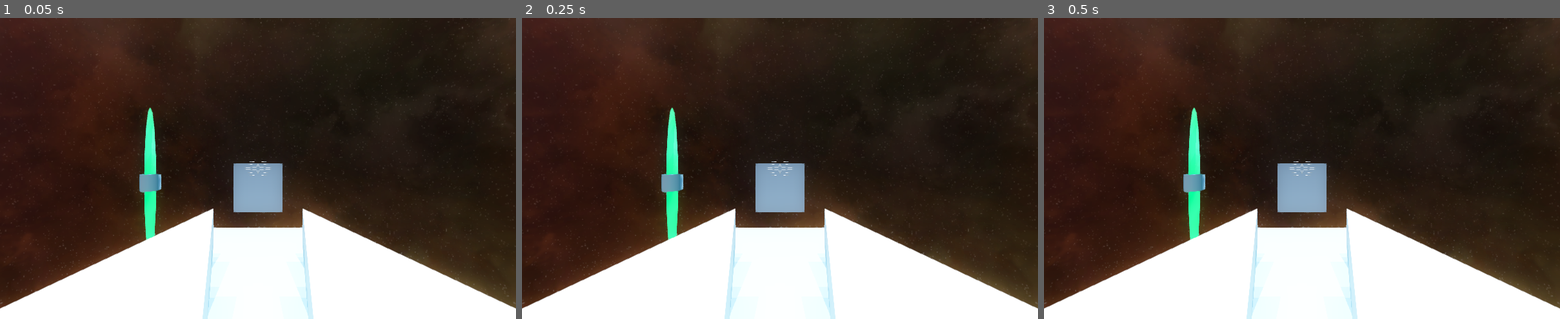
Above: before the commit, frames 1-3 (left to right).
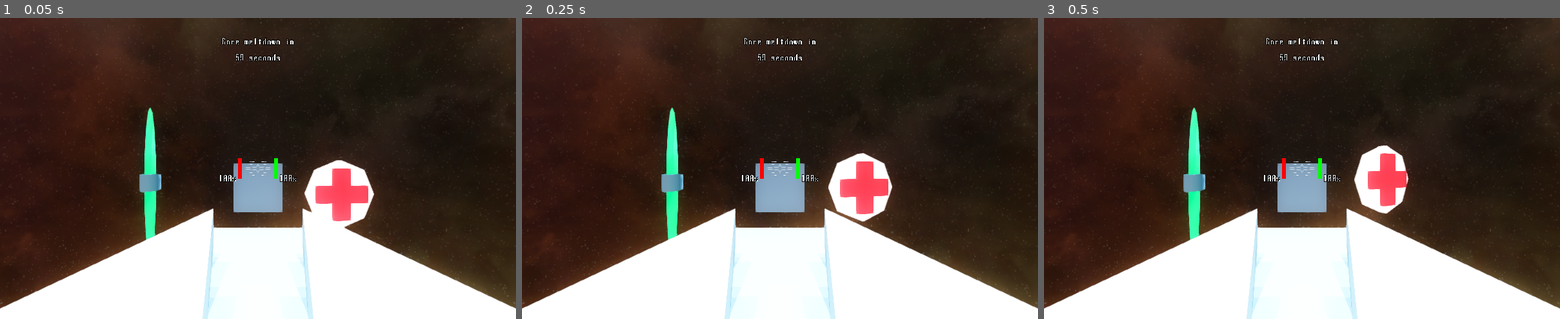
Above: after the commit, the same moments.

Repository: TheEvenOnes/core-breach
Game: Godot game, scene res://src/arena/Arena.tscn
The game is run twice, just before and just after one commit, with the same random seed, the same clock (stepped at 60 frames per second) and the same inputs.
Inputs:
- Up to frame 1 (0.05 s): no input
- Up to frame 2 (0.25 s): no input
- Up to frame 3 (0.5 s): no input

The runs differ from the first frame. In frame 1, 3.0% of the frame differs, in the area x 42-73%, y 6-71%; in frame 2, 3.0%; in frame 3, 2.6%.

Commit message:
Added fonts and counters for ammo/health and core meltdown timer

Diff:
--- /dev/null
+++ b/assets/fonts/lunchds.tres
@@ -0,0 +1,8 @@
+[gd_resource type="DynamicFont" load_steps=2 format=2]
+
+[ext_resource path="res://assets/fonts/lunchds.ttf" type="DynamicFontData" id=1]
+
+[resource]
+outline_size = 1
+outline_color = Color( 0, 0, 0, 1 )
+font_data = ExtResource( 1 )
--- a/project.godot
+++ b/project.godot
@@ -17,8 +17,8 @@
 [display]
 
 window/size/resizable=false
-window/size/test_width=1024
-window/size/test_height=600
+window/size/test_width=1920
+window/size/test_height=1080
 window/vsync/vsync_via_compositor=true
 window/stretch/mode="viewport"
 
--- a/src/arena/Arena.tscn
+++ b/src/arena/Arena.tscn
@@ -8,6 +8,8 @@
 [ext_resource path="res://assets/345795__anoesj__hollow-space-drone.wav" type="AudioStream" id=6]
 [ext_resource path="res://assets/196266__insu__plasma-engine-fx.wav" type="AudioStream" id=7]
 [ext_resource path="res://assets/music/trip1.mp3" type="AudioStream" id=8]
+[ext_resource path="res://assets/fonts/lunchds.tres" type="DynamicFont" id=9]
+[ext_resource path="res://src/pickups/HealthPickup.tscn" type="PackedScene" id=10]
 
 [sub_resource type="CapsuleShape" id=1]
 
@@ -96,6 +98,80 @@
 position = Vector2( 511.58, 302.984 )
 texture = ExtResource( 3 )
 
+[node name="Health" type="ColorRect" parent="Spaceship/InterpolatedCamera/GUI"]
+margin_left = 472.0
+margin_top = 280.0
+margin_right = 480.0
+margin_bottom = 320.0
+rect_pivot_offset = Vector2( 0, 40 )
+color = Color( 1, 0, 0, 1 )
+__meta__ = {
+"_edit_use_anchors_": false
+}
+
+[node name="HealthLabel" type="Label" parent="Spaceship/InterpolatedCamera/GUI"]
+margin_left = 432.0
+margin_top = 312.0
+margin_right = 472.0
+margin_bottom = 330.0
+custom_fonts/font = ExtResource( 9 )
+custom_colors/font_color = Color( 1, 1, 1, 1 )
+text = "100%"
+align = 1
+valign = 1
+__meta__ = {
+"_edit_use_anchors_": false
+}
+
+[node name="CoreMeltdown" type="Label" parent="Spaceship/InterpolatedCamera/GUI"]
+margin_left = 384.0
+margin_top = 32.0
+margin_right = 640.0
+margin_bottom = 64.0
+custom_fonts/font = ExtResource( 9 )
+custom_colors/font_color = Color( 1, 1, 1, 1 )
+text = "Core meltdown in"
+align = 1
+valign = 1
+__meta__ = {
+"_edit_use_anchors_": false
+}
+
+[node name="In" type="Label" parent="Spaceship/InterpolatedCamera/GUI/CoreMeltdown"]
+margin_top = 32.0
+margin_right = 256.0
+margin_bottom = 64.0
+custom_fonts/font = ExtResource( 9 )
+custom_colors/font_color = Color( 1, 1, 1, 1 )
+text = "60 seconds"
+align = 1
+valign = 1
+__meta__ = {
+"_edit_use_anchors_": false
+}
+
+[node name="Ammo" type="ColorRect" parent="Spaceship/InterpolatedCamera/GUI"]
+margin_left = 544.0
+margin_top = 280.0
+margin_right = 552.0
+margin_bottom = 320.0
+rect_pivot_offset = Vector2( 0, 40 )
+color = Color( 0, 1, 0, 1 )
+
+[node name="AmmoLabel" type="Label" parent="Spaceship/InterpolatedCamera/GUI"]
+margin_left = 552.0
+margin_top = 312.0
+margin_right = 592.0
+margin_bottom = 330.0
+custom_fonts/font = ExtResource( 9 )
+custom_colors/font_color = Color( 1, 1, 1, 1 )
+text = "100%"
+align = 1
+valign = 1
+__meta__ = {
+"_edit_use_anchors_": false
+}
+
 [node name="ProjectileShooter" type="Position3D" parent="Spaceship/InterpolatedCamera"]
 transform = Transform( 1, 0, 0, 0, 1, 0, 0, 0, 1, 0, 0, -3.17811 )
 
@@ -166,3 +242,6 @@
 stream = ExtResource( 8 )
 autoplay = true
 bus = "Music"
+
+[node name="HealthPickup" parent="." instance=ExtResource( 10 )]
+transform = Transform( 1, 0, 0, 0, 1, 0, 0, 0, 1, 2.4, 0, -4.8 )
--- a/src/arena/Spaceship.gd
+++ b/src/arena/Spaceship.gd
@@ -5,11 +5,61 @@
 
 export (float) var acceleration = 10.0
 
+export (float) var max_health := 100.0
+export (float) var health_regen := 0.0
+export (float) var max_ammo := 100.0
+export (float) var ammo_regen := 20.0
+export (float) var core_meltdown_timer := 60.0
+
+var health := max_health
+var ammo := max_ammo
+
 var mouse_captured = true
 
 var mouse_deltas := Vector2.ZERO
 var skyboxI: Spatial
 const skybox_scale = Vector3(100, 100, 100)  # 100 * (-4.4 -> 4.4)
+
+func update_state(delta: float) -> void:
+  health = min(health + health_regen * delta, max_health)
+  ammo = min(ammo + ammo_regen * delta, max_ammo)
+  core_meltdown_timer = max(0.0, core_meltdown_timer - delta)
+
+func update_gui() -> void:
+  var target = $InterpolatedCamera/GUI/CrossTarget
+
+  var center = get_viewport().size * 0.5
+  target.position = target.position.linear_interpolate(center + mouse_deltas * 16.0, 0.025)
+
+  var distance = target.position.distance_to(center)
+  var away_from_center = target.position - center
+
+  target.rotation = away_from_center.angle() + deg2rad(90.0)
+
+  if distance < 64:
+    target.modulate.a = smoothstep(0.0, 1.0, distance / 64.0)
+  else:
+    target.modulate.a = 1.0
+
+  $InterpolatedCamera/GUI/Health.rect_scale.y = min(1.0, health / max_health)
+  $InterpolatedCamera/GUI/HealthLabel.text = str(int($InterpolatedCamera/GUI/Health.rect_scale.y * 100)) + "%"
+  $InterpolatedCamera/GUI/Ammo.rect_scale.y = min(1.0, ammo / max_ammo)
+  $InterpolatedCamera/GUI/AmmoLabel.text = str(int($InterpolatedCamera/GUI/Ammo.rect_scale.y * 100)) + "%"
+
+  $InterpolatedCamera/GUI/CoreMeltdown/In.text = str(int(core_meltdown_timer)) + " seconds"
+
+  if core_meltdown_timer < 30.0:
+    pass
+
+func process_shoot() -> void:
+  var AMMO_COST = 10.0
+  if Input.is_action_just_pressed('fire_primary') && ammo > AMMO_COST:
+    ammo = max(0.0, ammo - AMMO_COST)
+    var projectile = Projectile.instance()
+    projectile.global_transform = $InterpolatedCamera/ProjectileShooter.global_transform
+    projectile.apply_central_impulse(projectile.transform.basis.z * -projectile.speed)
+    get_parent().add_child(projectile)
+    $AudioStreamPlayer3D.play()
 
 func _ready() -> void:
   linear_damp = 1.5
@@ -39,22 +89,6 @@
 func play_sfx_core():
   if !$CoreSFX.playing:
     $CoreSFX.play()
-
-func update_crosshair_target() -> void:
-  var target = $InterpolatedCamera/GUI/CrossTarget
-
-  var center = get_viewport().size * 0.5
-  target.position = target.position.linear_interpolate(center + mouse_deltas * 16.0, 0.025)
-
-  var distance = target.position.distance_to(center)
-  var away_from_center = target.position - center
-
-  target.rotation = away_from_center.angle() + deg2rad(90.0)
-
-  if distance < 64:
-    target.modulate.a = smoothstep(0.0, 1.0, distance / 64.0)
-  else:
-    target.modulate.a = 1.0
 
 func _physics_process(delta: float) -> void:
   if Input.is_action_just_released('ui_cancel'):
@@ -86,12 +120,8 @@
     add_torque(transform.basis.z * acceleration)
   if Input.is_action_pressed('roll_right'):
     add_torque(transform.basis.z * (-acceleration))
-  if Input.is_action_just_pressed('fire_primary'):
-    var projectile = Projectile.instance()
-    projectile.global_transform = $InterpolatedCamera/ProjectileShooter.global_transform
-    projectile.apply_central_impulse(projectile.transform.basis.z * -projectile.speed)
-    get_parent().add_child(projectile)
-    $AudioStreamPlayer3D.play()
+
+  process_shoot()
 
   var yaw = mouse_deltas.x
   var pitch = mouse_deltas.y
@@ -99,7 +129,8 @@
   add_torque(transform.basis.y * (-yaw))
   add_torque(transform.basis.x * (-pitch))
 
-  update_crosshair_target()
+  update_state(delta)
+  update_gui()
 
   mouse_deltas *= 0.5
 
--- /dev/null
+++ b/src/pickups/HealthPickup.gd
@@ -0,0 +1,8 @@
+extends Area
+
+var elapsed := 0.0
+
+func _physics_process(delta: float) -> void:
+  elapsed += delta
+  transform.origin.y = sin(elapsed)
+  rotation.y = elapsed
--- /dev/null
+++ b/src/pickups/HealthPickup.tscn
@@ -0,0 +1,50 @@
+[gd_scene load_steps=7 format=2]
+
+[ext_resource path="res://src/pickups/HealthPickup.gd" type="Script" id=1]
+
+[sub_resource type="SphereShape" id=5]
+
+[sub_resource type="CubeMesh" id=1]
+size = Vector3( 0.5, 1.5, 0.5 )
+
+[sub_resource type="SpatialMaterial" id=2]
+metallic = 1.0
+metallic_specular = 0.0
+emission_enabled = true
+emission = Color( 1, 0, 0, 1 )
+emission_energy = 1.0
+emission_operator = 0
+emission_on_uv2 = false
+
+[sub_resource type="CylinderMesh" id=3]
+height = 0.25
+radial_segments = 8
+
+[sub_resource type="SpatialMaterial" id=4]
+metallic = 1.0
+metallic_specular = 0.0
+emission_enabled = true
+emission = Color( 1, 1, 1, 1 )
+emission_energy = 1.0
+emission_operator = 0
+emission_on_uv2 = false
+
+[node name="HealthPickup" type="Area"]
+script = ExtResource( 1 )
+
+[node name="CollisionShape" type="CollisionShape" parent="."]
+shape = SubResource( 5 )
+
+[node name="MeshInstance" type="MeshInstance" parent="."]
+mesh = SubResource( 1 )
+material/0 = SubResource( 2 )
+
+[node name="MeshInstance2" type="MeshInstance" parent="."]
+transform = Transform( -4.37114e-08, 1, 0, -1, -4.37114e-08, 0, 0, 0, 1, 0, 0, 0 )
+mesh = SubResource( 1 )
+material/0 = SubResource( 2 )
+
+[node name="MeshInstance3" type="MeshInstance" parent="."]
+transform = Transform( 1, 0, 0, 0, -4.37114e-08, -1, 0, 1, -4.37114e-08, 0, 0, 0 )
+mesh = SubResource( 3 )
+material/0 = SubResource( 4 )
--- a/src/weapon/Projectile.gd
+++ b/src/weapon/Projectile.gd
@@ -3,7 +3,7 @@
 const ProjectileExplodeEffect := preload('res://src/weapon/ProjectileExplodeEffect.tscn')
 
 var damage := 5.0
-var speed := 40.0
+var speed := 80.0
 var lifetime := 5.0
 
 
--- a/src/weapon/Projectile.tscn
+++ b/src/weapon/Projectile.tscn
@@ -7,14 +7,16 @@
 
 [sub_resource type="SphereMesh" id=2]
 radius = 0.1
-height = 0.4
+height = 0.8
 radial_segments = 4
 rings = 2
 
 [sub_resource type="SpatialMaterial" id=3]
+metallic = 1.0
+metallic_specular = 0.0
 emission_enabled = true
 emission = Color( 1, 0, 0, 1 )
-emission_energy = 4.0
+emission_energy = 10.0
 emission_operator = 0
 emission_on_uv2 = false
 
@@ -25,7 +27,7 @@
 shape = SubResource( 1 )
 
 [node name="MeshInstance" type="MeshInstance" parent="."]
-transform = Transform( 1, 0, 0, 0, -1.74846e-07, 1, 0, -4, -4.37114e-08, 0, 0, 0 )
+transform = Transform( 1, 0, 0, 0, -1.74846e-07, 1, 0, -4, -4.37114e-08, 0, 0, -0.4 )
 mesh = SubResource( 2 )
 material/0 = SubResource( 3 )
 
Not shown, added: assets/fonts/license.txt
Binary file added: assets/fonts/lunchds.ttf
Not shown: 1 places in src/arena/Arena.tscn that only renumber resources
